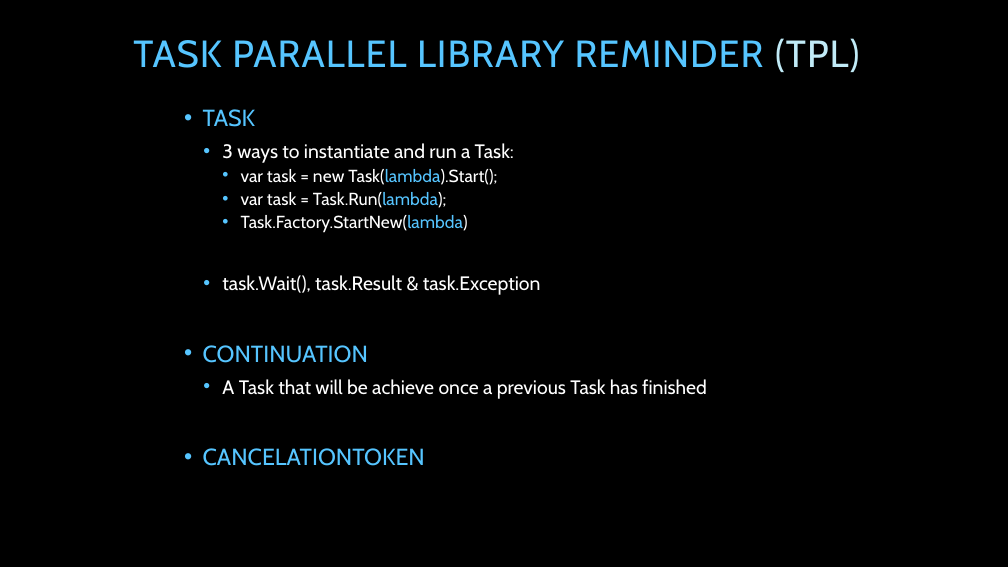
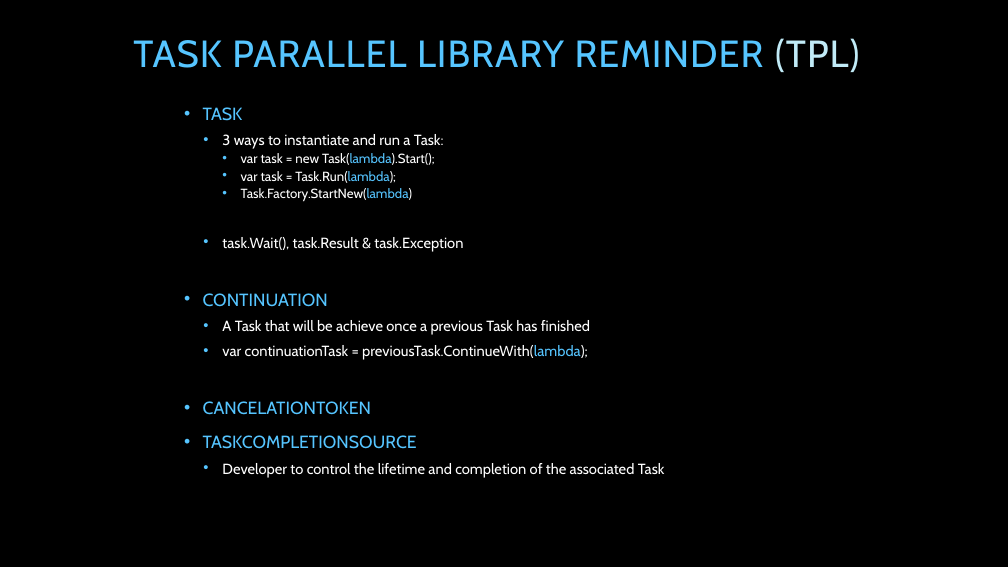
Before and after one commit to tpierrain/talk-AsyncAwait, a slide deck: slide 42 of AsyncAwait...ohWait.pptx (slide 37 before the commit). Drawn at 1008x567 pixels with LibreOffice and Linux fonts; fonts in the diff are those of the drawing; background and template pictures are left out. Boxes give left, top, right and bottom in pixels: in the first picture for what was removed or moved away, otherwise in the second. Text is boxed around its words. In the diff, an @@ line names an element or a change of style, - is before the commit and + after.

```diff
--- a/AsyncAwait...ohWait.pptx
+++ b/AsyncAwait...ohWait.pptx
@@ text at [203, 107, 590, 415]: size 22.2 to 16.8 pt in "TASK", "CONTINUATION", "CANCELATIONTOKEN"; size 18.5 to 14 pt in "3 ways to instantiate and run a ...", "task.Wait(), task.Result & task.Exception", "A Task that will be achieve once ..."; size 16.6 to 12.6 pt in "var task = new Task(lambda).Start();", "var task = Task.Run(lambda);", "Task.Factory.StartNew(lambda)"; line spacing 0.8 to 0.7 @@
@@ text at [222, 345, 588, 360]: paragraph added @@
+  • var continuationTask = previousTask.ContinueWith(lambda);
@@ text at [203, 435, 665, 478]: paragraphs added @@
+• TASKCOMPLETIONSOURCE
+  • Developer to control the lifetime and completion of the associated Task
```
Also in this commit, not shown: 5 other slides changed, 6 slides added.
